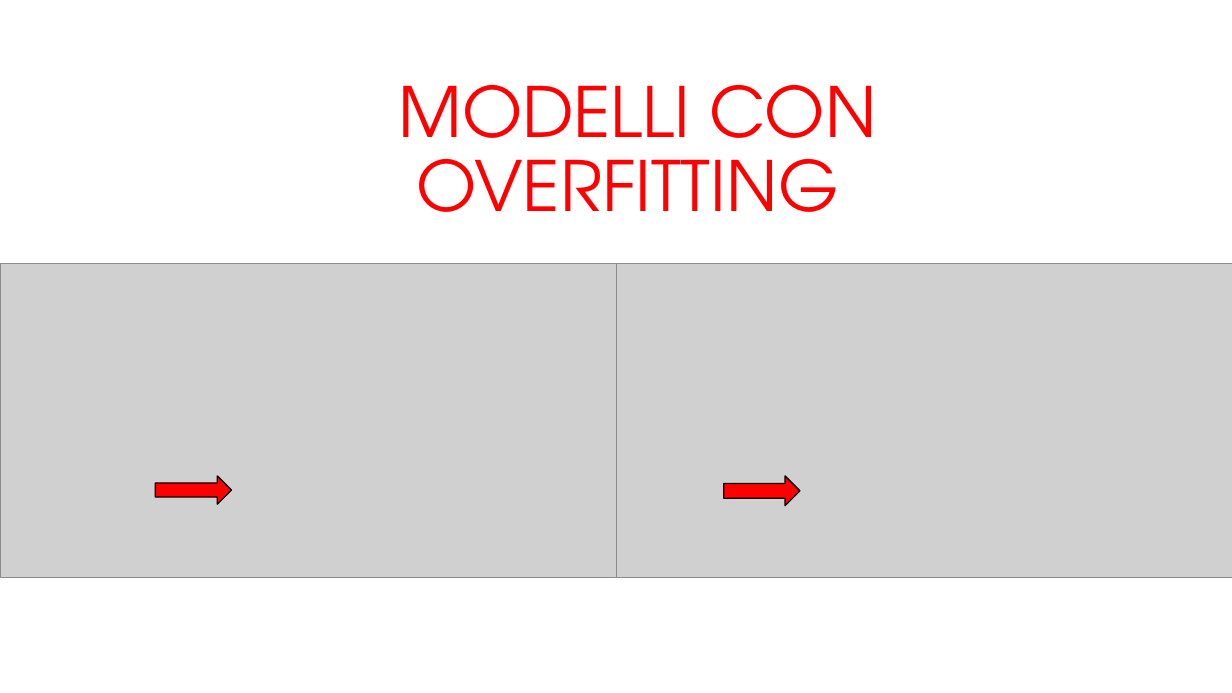
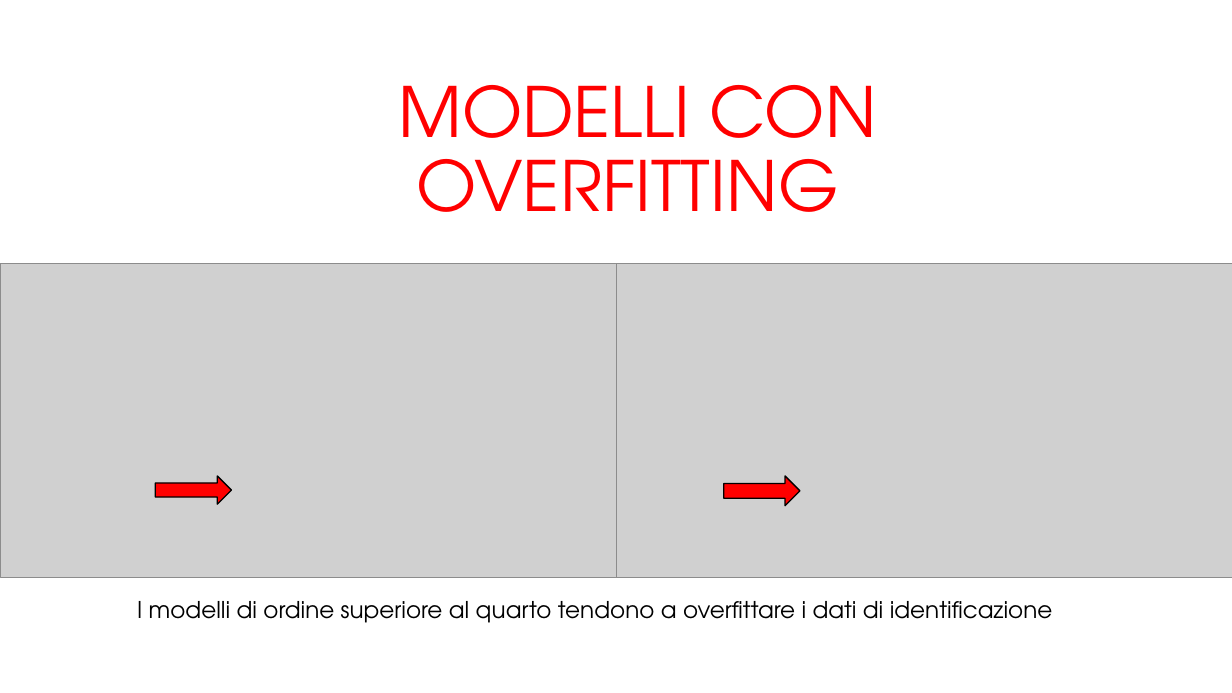
Before and after one commit to arrostini/predittoreDomeniche, a slide deck: slide 6 of progettomatlab.pptx (slide 5 before the commit). Drawn at 1232x693 pixels with LibreOffice and Linux fonts; fonts in the diff are those of the drawing; grey boxes stand for pictures; background and template pictures are left out. Boxes give left, top, right and bottom in pixels: in the first picture for what was removed or moved away, otherwise in the second. Text is boxed around its words. In the diff, an @@ line names an element or a change of style, - is before the commit and + after.

```diff
--- a/progettomatlab.pptx
+++ b/progettomatlab.pptx
@@ text added at [137,601,1053,623], 18 pt, text #000000 @@
+I modelli di ordine superiore al quarto tendono a overfittare i dati di identificazione
```
Also in this commit, not shown: 5 other slides changed, 10 slides added, 3 slides removed.
